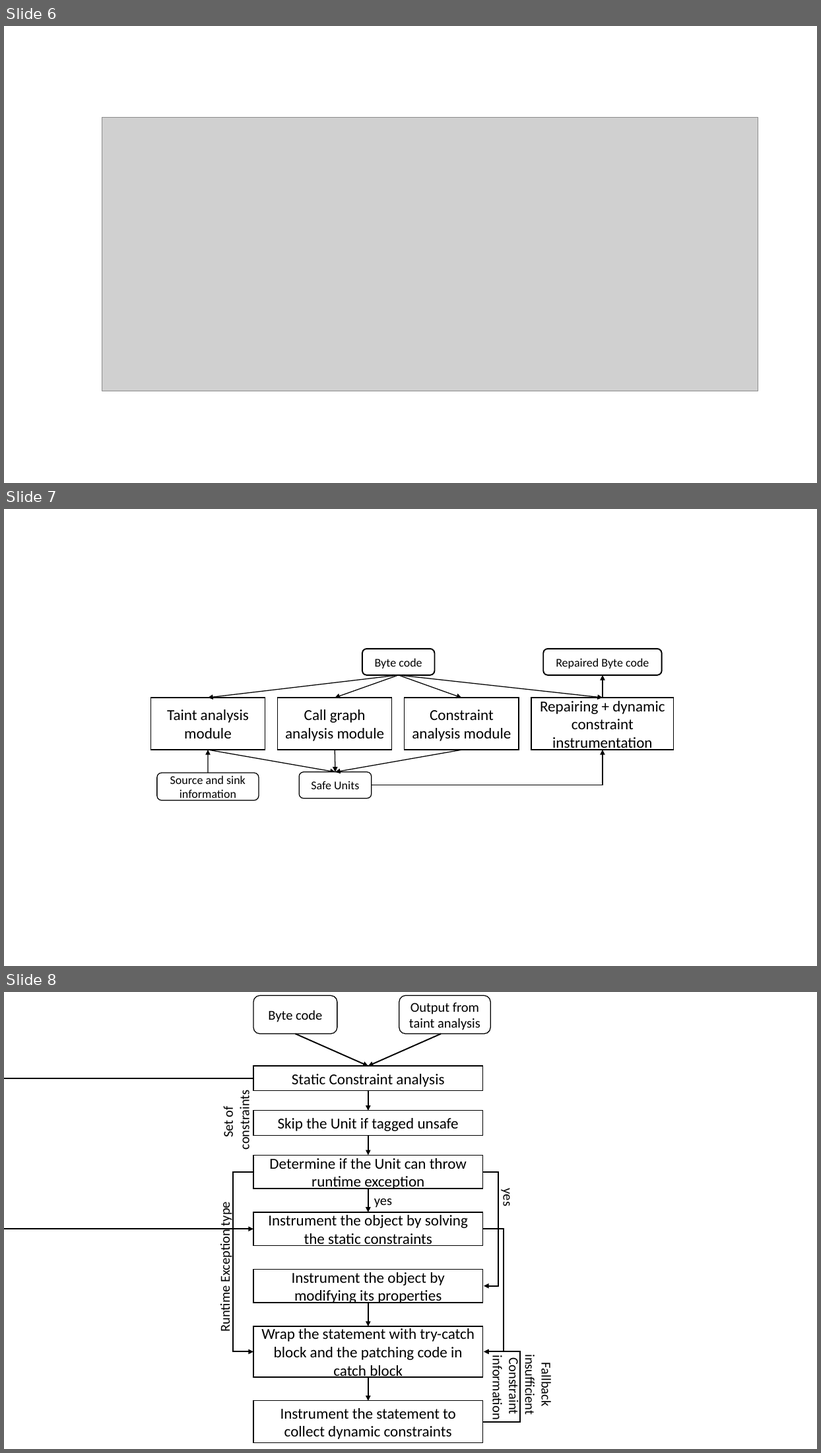
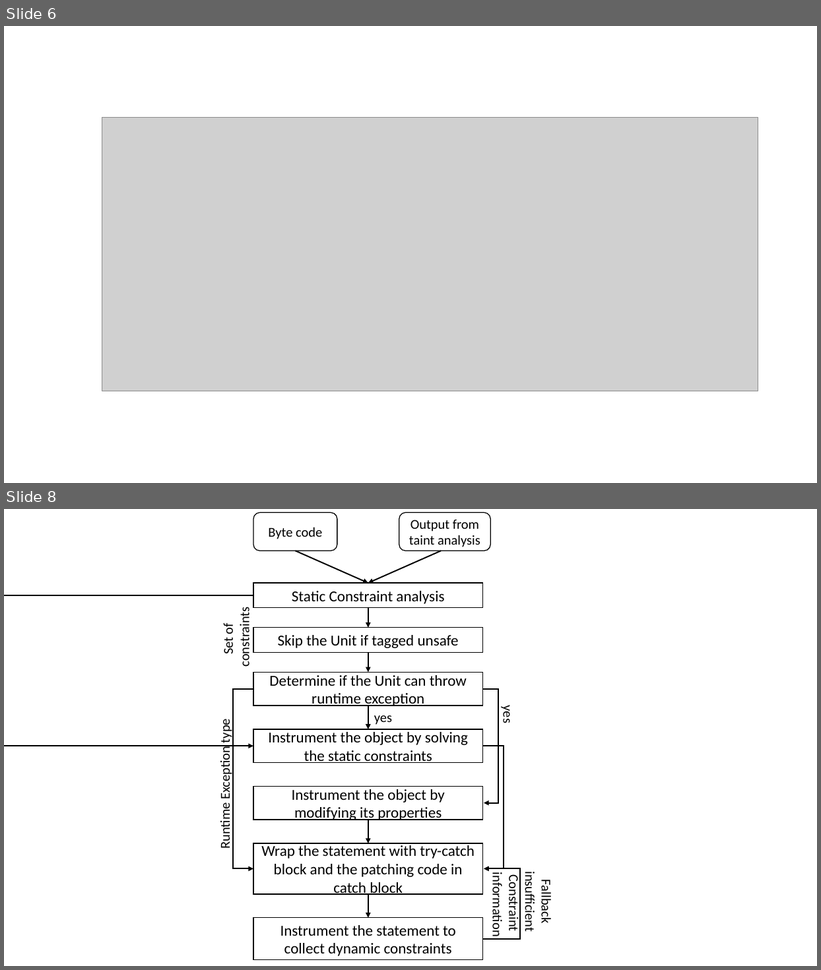
Before and after one commit to aritradhar/FSE2015, a slide deck: images/ArrayIndex.pptx. Shown one above the other, each under a label of ours: slides 6, 7 and 8 before the commit, slides 6 and 8 after it; the slides between them are not shown. The pictures are 821x1453 and 821x970 pixels, drawn with LibreOffice and Linux fonts; fonts in the diff are those of the drawing; grey boxes stand for pictures. Boxes give left, top, right and bottom in pixels: in the first picture for what was removed or moved away, otherwise in the second. Text is boxed around its words. In the diff, an @@ line names an element or a change of style, - is before the commit and + after.

```diff
--- a/images/ArrayIndex.pptx
+++ b/images/ArrayIndex.pptx
@@ slide 7 removed at (x1=4, y1=509, x2=817, y2=966), background #FFFFFF @@
@@ rounded rectangle removed at (x1=362, y1=649, x2=435, y2=675) @@
-Byte code
@@ rounded rectangle removed at (x1=543, y1=649, x2=661, y2=675) @@
-Repaired Byte code
@@ arrow removed from (399, 675) to (208, 698) @@
@@ arrow removed from (399, 675) to (335, 698) @@
@@ arrow removed from (399, 675) to (462, 698) @@
@@ arrow removed from (399, 675) to (603, 698) @@
@@ arrow removed from (603, 698) to (603, 675) @@
@@ rectangle removed at (x1=151, y1=698, x2=265, y2=751) @@
-Taint analysis module
@@ rectangle removed at (x1=278, y1=698, x2=392, y2=751) @@
-Call graph analysis module
@@ rectangle removed at (x1=405, y1=698, x2=519, y2=751) @@
-Constraint analysis module
@@ rectangle removed at (x1=531, y1=698, x2=675, y2=751) @@
-Repairing + dynamic constraint instrumentation
@@ arrow removed from (208, 773) to (208, 750) @@
@@ arrow removed from (208, 750) to (335, 772) @@
@@ arrow removed from (335, 750) to (335, 772) @@
@@ arrow removed from (462, 750) to (335, 772) @@
@@ elbow arrow removed from (372, 786) to (603, 750) @@
@@ rounded rectangle removed at (x1=157, y1=773, x2=259, y2=801) @@
-Source and sink information
@@ rounded rectangle removed at (x1=299, y1=772, x2=372, y2=799) @@
-Safe Units
```
Also in this commit, not shown: 1 slide added, 3 other files.
